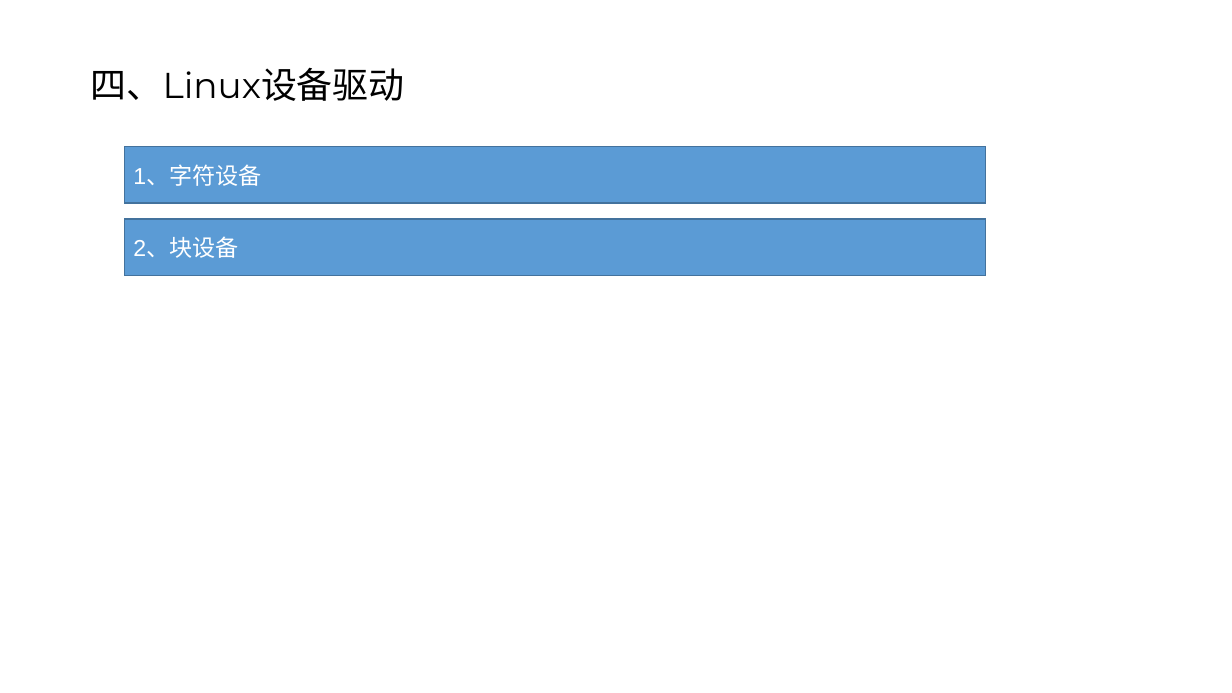
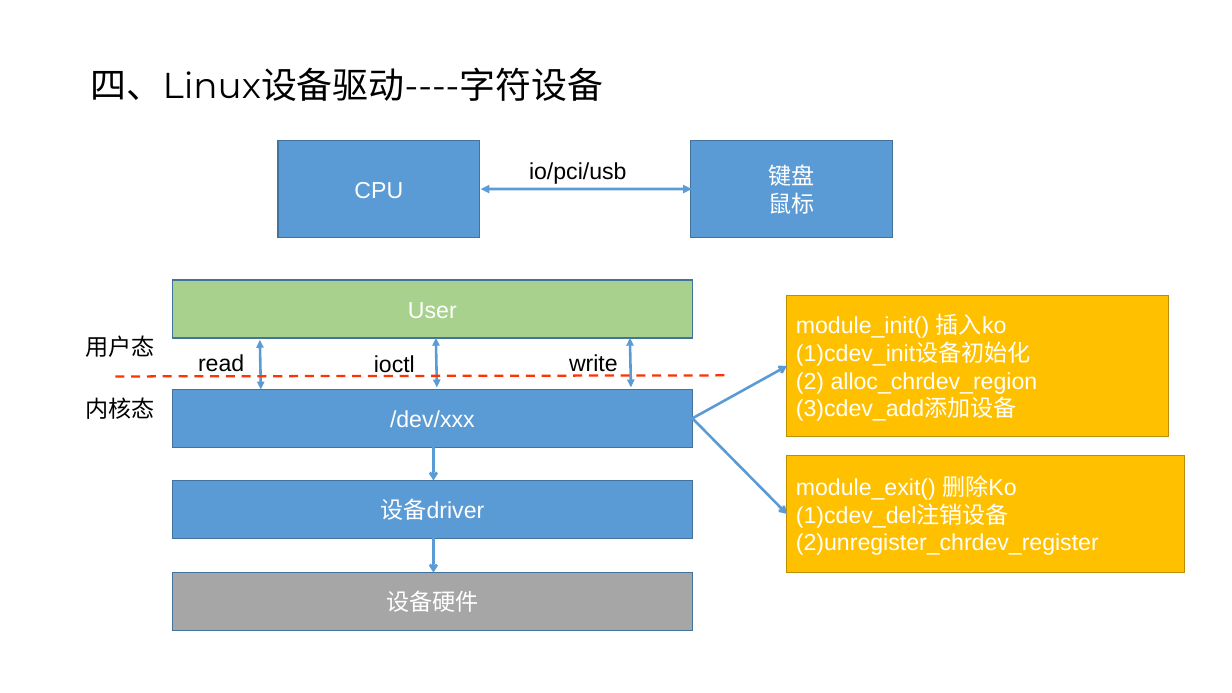
Before and after one commit to Abiggg/Note, a slide deck: slide 17 of note_of_linux/linux.pptx (slide 14 before the commit). Drawn at 1232x693 pixels with LibreOffice and Linux fonts; fonts in the diff are those of the drawing. Boxes give left, top, right and bottom in pixels: in the first picture for what was removed or moved away, otherwise in the second. Text is boxed around its words. In the diff, an @@ line names an element or a change of style, - is before the commit and + after.

```diff
--- a/note_of_linux/linux.pptx
+++ b/note_of_linux/linux.pptx
@@ title at <box>91,67,603,101</box>: text changed @@
-四、Linux设备驱动
+四、Linux设备驱动----字符设备
@@ rectangle removed at <box>125,147,986,203</box> @@
-1、字符设备
@@ rectangle added at <box>278,140,480,237</box>, fill #5B9BD5, outline #43739E 1 pt, 18 pt, text #FFFFFF @@
+CPU
@@ rectangle added at <box>691,140,893,237</box>, fill #5B9BD5, outline #43739E 1 pt, 18 pt, text #FFFFFF @@
+键盘
+鼠标
@@ text added at <box>529,162,627,184</box>, 18 pt, text #000000 @@
+io/pci/usb
@@ double arrow added from (481, 189) to (692, 189), #5B9BD5 2.25 pt @@
@@ rectangle removed at <box>125,219,986,275</box> @@
-2、块设备
@@ rectangle added at <box>173,280,693,338</box>, fill #A9D18E, outline #43739E 1 pt, 18 pt, text #FFFFFF @@
+User
@@ rectangle added at <box>787,296,1169,437</box>, fill #FFC000, outline #BD8E00 1 pt, 18 pt, text #FFFFFF @@
+module_init() 插入ko
+(1)cdev_init设备初始化
+(2) alloc_chrdev_region
+(3)cdev_add添加设备
@@ text added at <box>85,335,154,357</box>, 18 pt, text #000000 @@
+用户态
@@ text added at <box>198,354,244,377</box>, 18 pt, text #000000 @@
+read
@@ double arrow added from (260, 340) to (261, 389), #5B9BD5 2 pt @@
@@ text added at <box>374,355,415,377</box>, 18 pt, text #000000 @@
+ioctl
@@ double arrow added from (436, 338) to (437, 387), #5B9BD5 2 pt @@
@@ text added at <box>569,354,618,377</box>, 18 pt, text #000000 @@
+write
@@ double arrow added from (630, 338) to (631, 387), #5B9BD5 2 pt @@
@@ line added from (116, 376) to (730, 375), #FF3300 1.75 pt dashed @@
@@ rectangle added at <box>173,389,693,447</box>, fill #5B9BD5, outline #43739E 1 pt, 18 pt, text #FFFFFF @@
+/dev/xxx
@@ arrow added from (692, 419) to (787, 366), #5B9BD5 2 pt @@
@@ text added at <box>85,397,154,419</box>, 18 pt, text #000000 @@
+内核态
@@ arrow added from (692, 419) to (787, 514), #5B9BD5 2 pt @@
@@ arrow added from (433, 447) to (433, 481), #5B9BD5 2 pt @@
@@ rectangle added at <box>787,456,1186,573</box>, fill #FFC000, outline #BD8E00 1 pt, 18 pt, text #FFFFFF @@
+module_exit() 删除Ko
+(1)cdev_del注销设备
+(2)unregister_chrdev_register
@@ rectangle added at <box>173,481,693,539</box>, fill #5B9BD5, outline #43739E 1 pt, 18 pt, text #FFFFFF @@
+设备driver
@@ arrow added from (433, 539) to (433, 573), #5B9BD5 2 pt @@
@@ rectangle added at <box>173,573,693,631</box>, fill #A6A6A6, outline #43739E 1 pt, 18 pt, text #FFFFFF @@
+设备硬件
```
Also in this commit, not shown: 1 other slide changed, 3 slides added.
